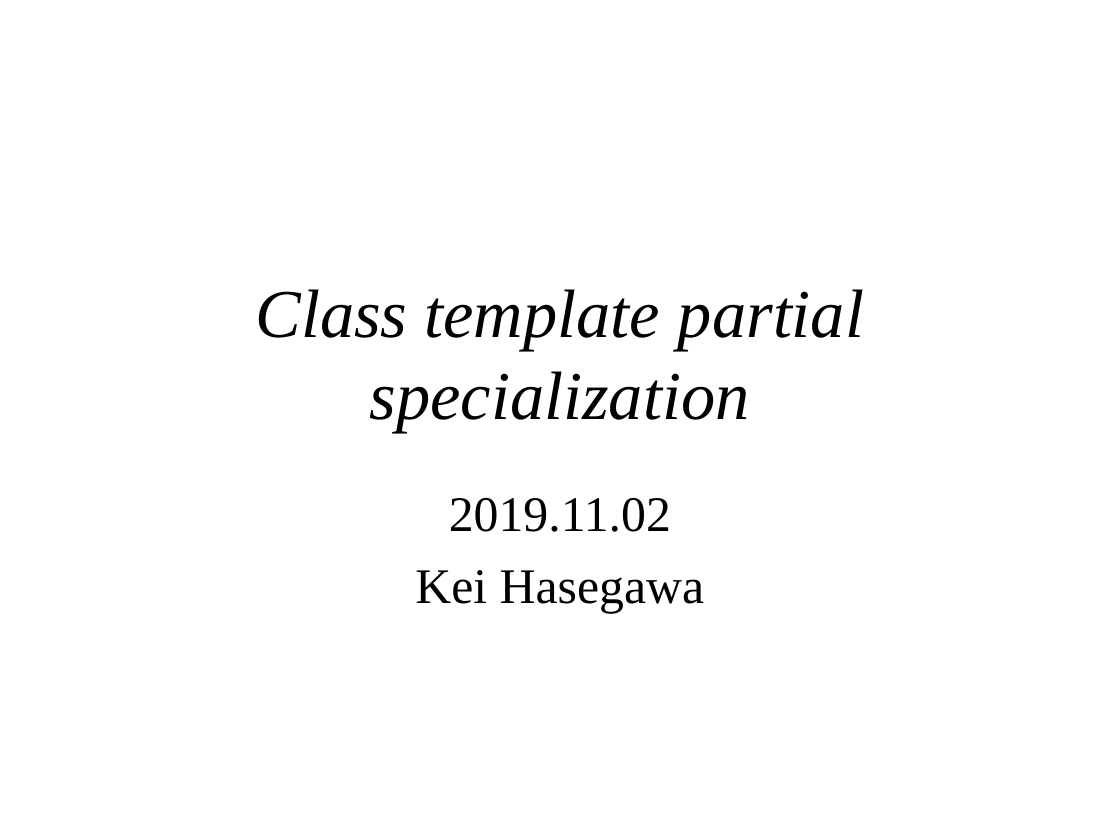
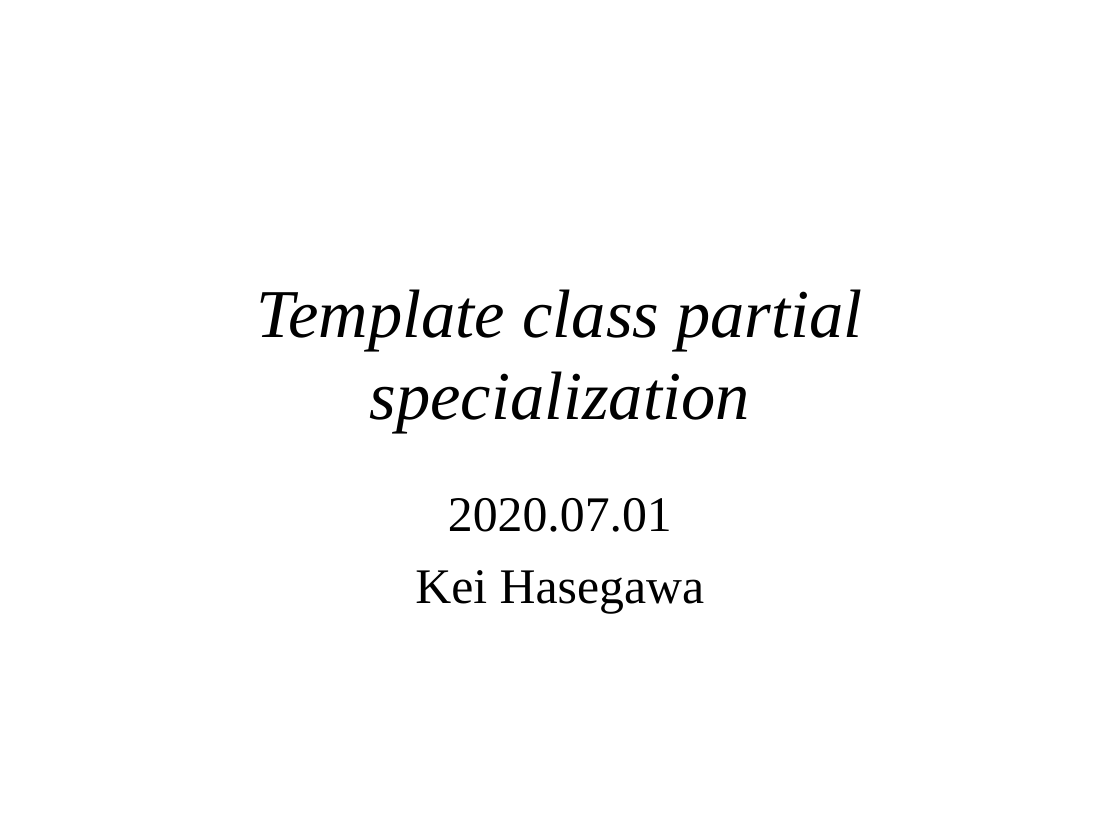
Before and after one commit to KeiHasegawa/cxx_doc, a slide deck: slide 1 of 18_partial_specialization_e.ppt. Drawn at 1120x840 pixels with LibreOffice and Linux fonts; fonts in the diff are those of the drawing. Boxes give left, top, right and bottom in pixels: in the first picture for what was removed or moved away, otherwise in the second. Text is boxed around its words. In the diff, an @@ line names an element or a change of style, - is before the commit and + after.

```diff
--- a/18_partial_specialization_e.ppt
+++ b/18_partial_specialization_e.ppt
@@ title at <box>257,289,862,432</box>: text changed @@
-Class template partial specialization
+Template class partial specialization
@@ subtitle at <box>448,498,672,532</box>: text changed @@
-2019.11.02
+2020.07.01
```
Also in this commit, not shown: 3 other files.
